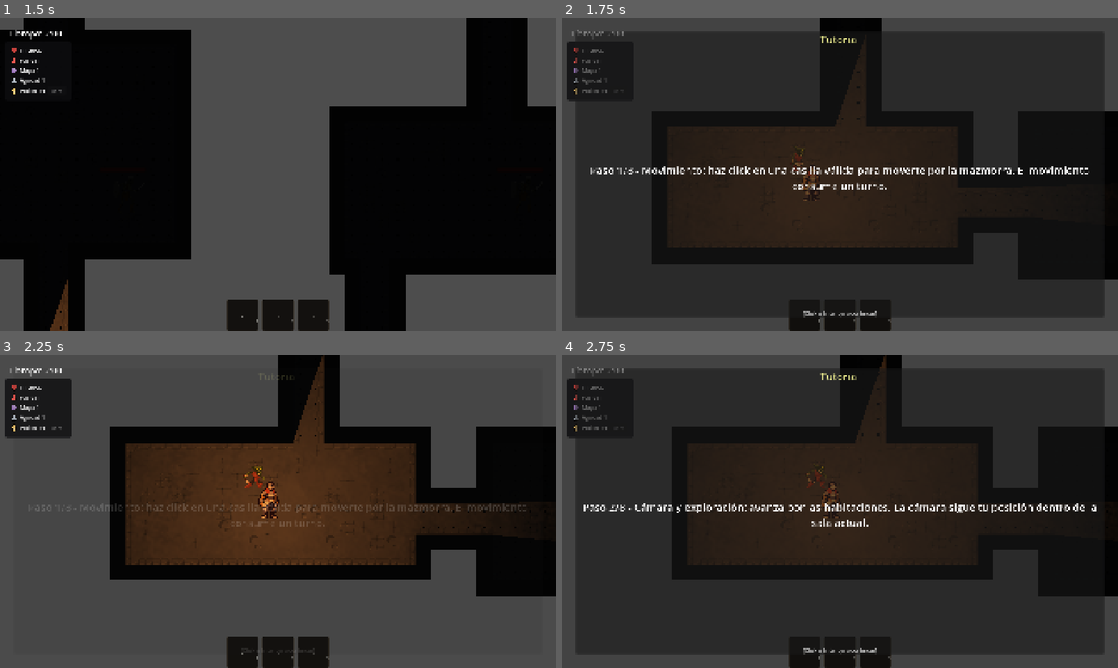
Above: before the commit, frames 1-4 (two rows, left to right).
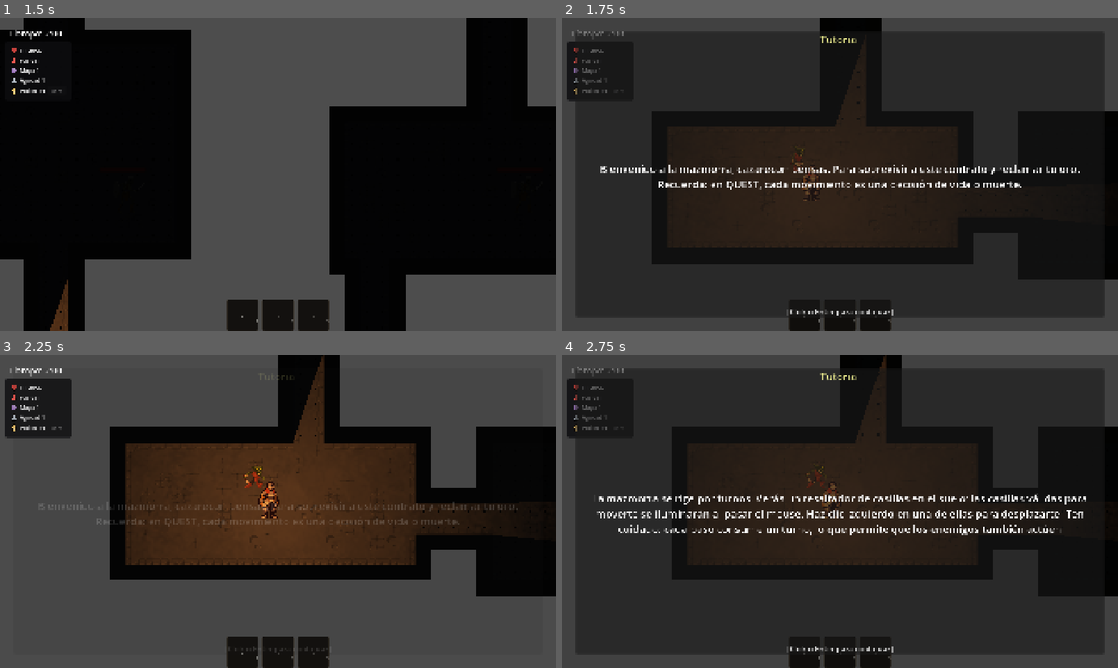
Above: after the commit, the same moments.

Repository: fedemuntaabski/Quest
Game: Godot game, scene res://scenes/MainMenu.tscn
Same seed, same stepped clock (60 frames per second), same inputs: the game is played once before the commit and once after it.
Inputs (mouse positions are in pixels of both pictures, inside the frame that each line leads up to):
- Up to frame 1 (1.5 s): click "INICIO" at 0.5 s; click "RANURA 1 (VACIA)" at 1.25 s
- Up to frame 2 (1.75 s): no input
- Up to frame 3 (2.25 s): tap O at 2 s; drag from (244, 652) to (266, 511) at 2.02 s
- Up to frame 4 (2.75 s): no input

Frame 1 is identical in both runs. In frame 2, 2.3% of the frame differs, in the area x 5-95%, y 46-96%; in frame 3, 1.1%; in frame 4, 3.9%, in the area x 3-97%, y 44-96%.

Commit message:
texto de tutorial

Diff:
--- a/scenes/TutorialLayer.tscn
+++ b/scenes/TutorialLayer.tscn
@@ -11,7 +11,7 @@
 anchor_bottom = 1.0
 grow_horizontal = 2
 grow_vertical = 2
-color = Color(0, 0, 0, 0.35)
+color = Color(0, 0, 0, 0.449)
 
 [node name="Label" type="Label" parent="." unique_id=987654320]
 visible = false
@@ -59,8 +59,7 @@
 layout_mode = 2
 theme_override_colors/font_color = Color(1, 9, 0.6, 1)
 theme_override_font_sizes/font_size = 36
-text = "Titulo
-"
+text = "TUTORIAL"
 horizontal_alignment = 1
 
 [node name="BodyLabel" type="Label" parent="RootControl/MarginContainer/TutorialPanel/Content" unique_id=127958407]
@@ -76,6 +75,6 @@
 [node name="HintLabel" type="Label" parent="RootControl/MarginContainer/TutorialPanel/Content" unique_id=964028058]
 layout_mode = 2
 theme_override_colors/font_color = Color(0.8, 0.8, 0.8, 1)
-theme_override_font_sizes/font_size = 18
+theme_override_font_sizes/font_size = 26
 text = "[Click o Enter para continuar]"
 horizontal_alignment = 1
--- a/scripts/ui/overlays/TutorialLayer.gd
+++ b/scripts/ui/overlays/TutorialLayer.gd
@@ -29,29 +29,34 @@
 
 var steps: Array[TutorialStep] = [
 	TutorialStep.new(
-		"Paso 1/8 - Movimiento: haz click en una casilla válida para moverte por la mazmorra. El movimiento consume un turno.",
+		"Bienvenido a la mazmorra, cazarecompensas. Para sobrevivir a este contrato y reclamar tu oro. Recuerda: en QUEST, cada movimiento es una decisión de vida o muerte.",
 		true
 	),
 	TutorialStep.new(
-		"Paso 2/8 - Cámara y exploración: avanza por las habitaciones. La cámara sigue tu posición dentro de la sala actual."
-	),
-	TutorialStep.new(
-		"Paso 3/8 - Combate básico: acércate a un enemigo y haz click cuando estés en rango."
-	),
-	TutorialStep.new(
-		"Paso 4/8 - Sistema de cartas: usa teclas 1, 2 y 3 para cambiar carta activa."
-	),
-	TutorialStep.new(
-		"Paso 5/8 - Estados: efectos como stun, bleed, burn o poison alteran el combate."
-	),
-	TutorialStep.new(
-		"Paso 6/8 - Recursos: los enemigos pueden soltar oro para mejoras."
-	),
-	TutorialStep.new(
-		"Paso 7/8 - HUD: vida, stats y estados visibles siempre en interfaz superior."
-	),
-	TutorialStep.new(
-		"Paso 8/8 - Progresión: limpia habitaciones para avanzar al jefe final."
+		"La mazmorra se rige por turnos. Verás un resaltador de casillas en el suelo: las casillas válidas para moverte se iluminarán al pasar el mouse. Haz clic izquierdo en una de ellas para desplazarte. Ten cuidado: cada paso consume un turno, lo que permite que los enemigos también actúen",
+		true
+	),
+	TutorialStep.new(
+		"No temas a la oscuridad. A medida que avanzas por las habitaciones modulares, la cámara se ajustará automáticamente para seguir tu posición, manteniéndote siempre en el centro de la acción dentro de la sala actual.",
+		true
+	),
+	TutorialStep.new(
+		"Cuando veas una criatura, no te lances a ciegas. Acércate lo suficiente y, cuando el enemigo esté dentro del rango de tu arma o habilidad, haz clic sobre él para iniciar el ataque. El éxito dependerá de tus estadísticas y de la suerte del dado 1d6."
+	),
+	TutorialStep.new(
+		"Cuentas con un mazo de hasta 3 cartas activas que puedes alternar con las teclas [1], [2] y [3]. Al eliminar a los enemigos de la sala, podrás elegir una carta nueva. Si ya tienes 3 cartas equipadas, el juego te permitirá reemplazar una de las actuales por la nueva o, si prefieres mantener tu equipo actual, puedes skipearla"
+	),
+	TutorialStep.new(
+		"Al derrotar enemigos, estos soltarán oro que acumularás durante tu incursión. Sin embargo, este botín solo se entregará a tu inventario permanente al finalizar la partida (ya sea ganando o muriendo). Solo en ese momento podrás canjearlo en el menú para mejorar tus estadísticas."
+	),
+	TutorialStep.new(
+		"Mantén un ojo en la interfaz superior. Allí verás tus puntos de vida (HP), estadísticas (Fuerza, Magia, Agilidad) y la poción de vida. Si tu vida baja, usa tu poción de unico	uso para recuperar el 50% de tu salud maxima."
+	),
+	TutorialStep.new(
+		"Es obligatorio eliminar a todos los enemigos para que las puertas se abran y puedas avanzar. Pero no te demores: si el cronómetro de la sala llega a cero, la mazmorra te devorará, resultando en una muerte instantánea."
+	),
+	TutorialStep.new(
+		"Tu objetivo es superar 8 salas. Explora y gestiona tu tiempo. Al final del camino, el Enemigo Final aparecerá en la ultima sala; encuéntralo y derrótalo para cerrar el contrato y arrancar con uno nuevo, si te animas."
 	)
 ]
 
